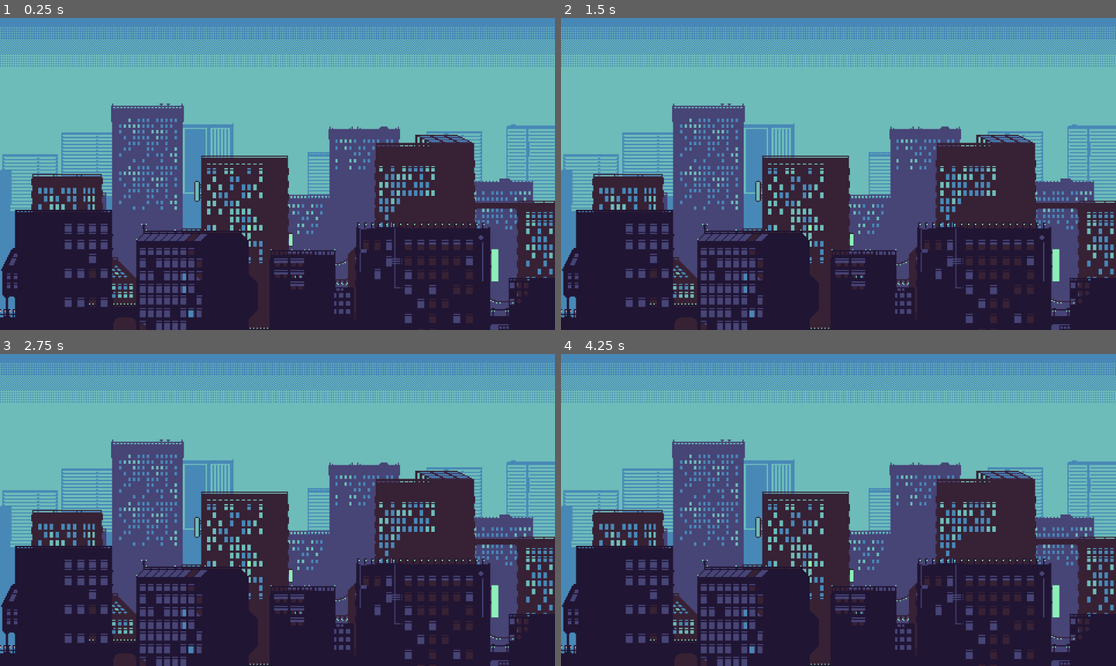
Above: before the commit, frames 1-4 (two rows, left to right).
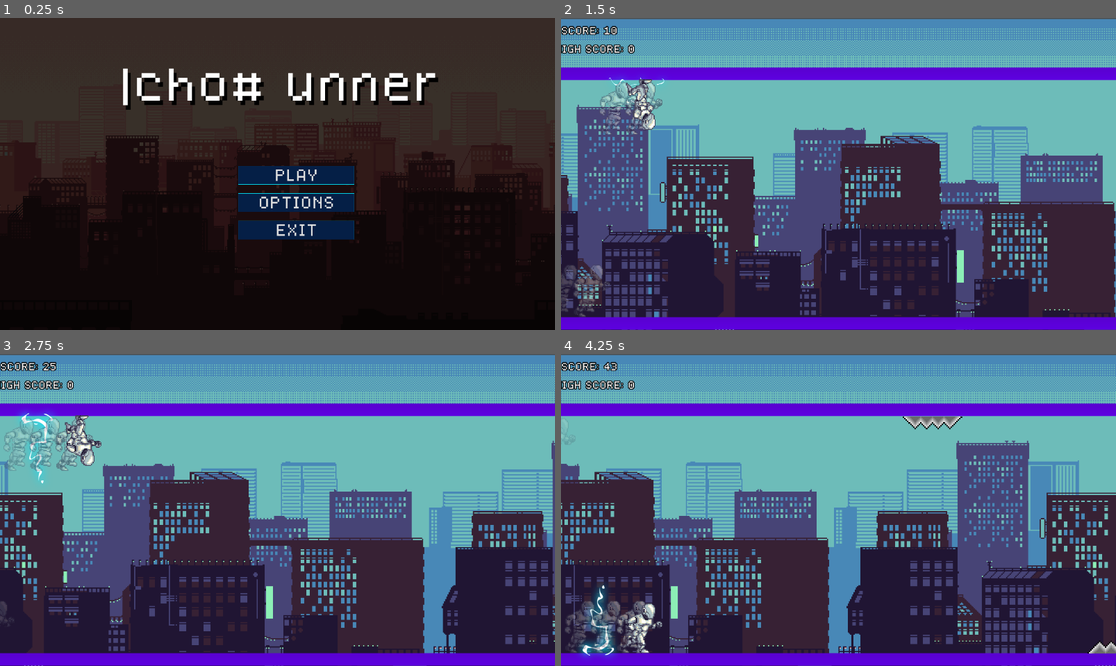
Above: after the commit, the same moments.

Repository: Diviyan20/Endless-Runner
Game: Godot game, scene res://Scenes/main_menu.tscn
The game is run twice, just before and just after one commit, with the same random seed, the same clock (stepped at 60 frames per second) and the same inputs. Before the commit the project starts from res://Scenes/background.tscn.
Inputs (mouse positions are in pixels of both pictures, inside the frame that each line leads up to):
- Up to frame 1 (0.25 s): no input
- Up to frame 2 (1.5 s): click (855, 174) at 0.5 s, where only the run after the commit has a clickable "PLAY"; tap Enter (ui_accept) at 1.25 s; move the mouse to (960, 158) at 1.27 s
- Up to frame 3 (2.75 s): tap Enter (ui_accept) at 1.52, 2.27 s; move the mouse to (166, 525) at 2.02 s
- Up to frame 4 (4.25 s): move the mouse to (894, 441) at 2.77 s; move the mouse to (810, 572) at 3.52 s; tap Enter (ui_accept) at 3.77 s

The runs differ from the first frame. In frame 1, 99% of the frame differs, in the area x 0-100%, y 0-100%; in frame 2, 55%; in frame 3, 45%; in frame 4, 53%.

Commit message:
Project Settings

Diff:
--- a/project.godot
+++ b/project.godot
@@ -11,7 +11,7 @@
 [application]
 
 config/name="Endless Runner"
-run/main_scene="uid://b6mv7k8i1r4np"
+run/main_scene="uid://gtbrirjr6mpx"
 config/features=PackedStringArray("4.4", "Mobile")
 config/icon="res://icon.svg"
 
Not shown, added: export_presets.cfg
